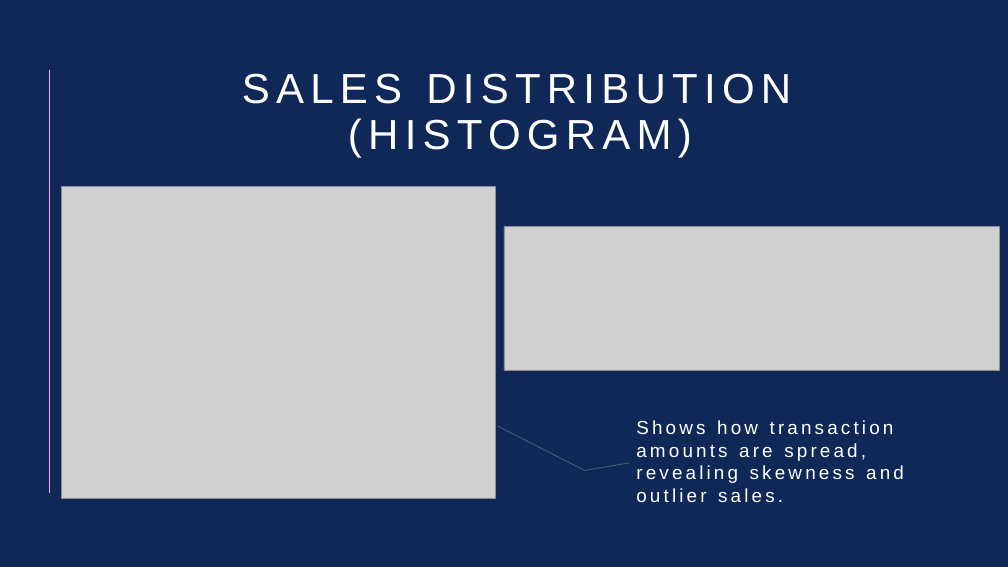
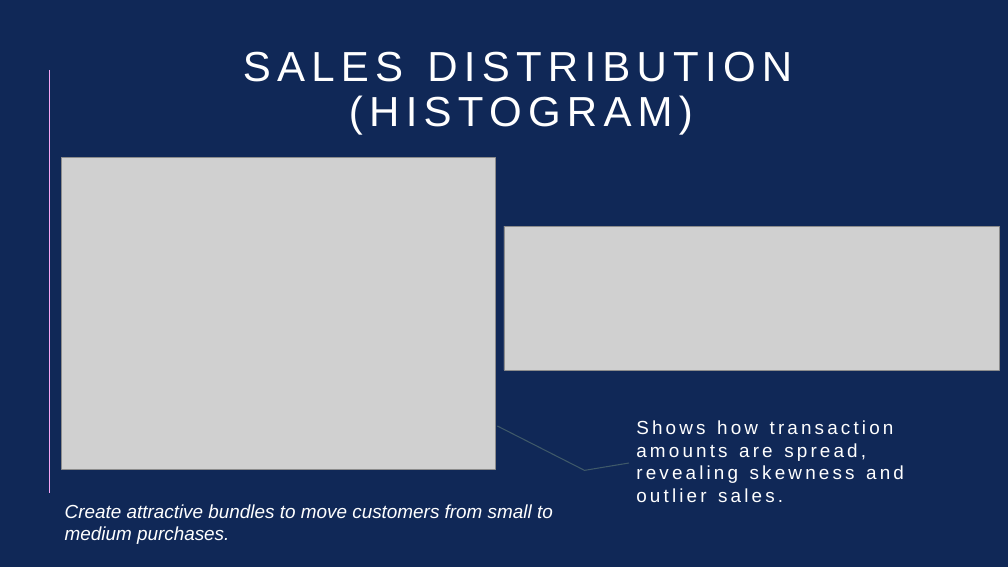
Before and after one commit to TeachFeastKunal/KunalYadav-Ecommerce_Data_Analysis, a slide deck: slide 13 of Ecommerce_Analysis_Project_IBM/Documentations/E-Commerce Sales Performance Analysis and Visualization using Python.pptx. Drawn at 1008x567 pixels with LibreOffice and Linux fonts; fonts in the diff are those of the drawing; grey boxes stand for pictures. Boxes give left, top, right and bottom in pixels: in the first picture for what was removed or moved away, otherwise in the second. Text is boxed around its words. In the diff, an @@ line names an element or a change of style, - is before the commit and + after.

```diff
--- a/Ecommerce_Analysis_Project_IBM/Documentations/E-Commerce Sales Performance Analysis and Visualization using Python.pptx
+++ b/Ecommerce_Analysis_Project_IBM/Documentations/E-Commerce Sales Performance Analysis and Visualization using Python.pptx
@@ title "SALES DISTRIBUTION (HISTOGRAM)": place and size @@
-title "SALES DISTRIBUTION (HISTOGRAM)" at <box>242,73,791,157</box>
+title "SALES DISTRIBUTION (HISTOGRAM)" at <box>243,51,792,135</box>
@@ picture: place and size @@
-picture at <box>61,187,495,498</box>
+picture at <box>61,157,495,469</box>
@@ text added at <box>65,504,553,544</box>, 18 pt, text #FFFFFF, italic @@
+Create attractive bundles to move customers from small to medium purchases.
```
Also in this commit, not shown: 6 other slides changed.
